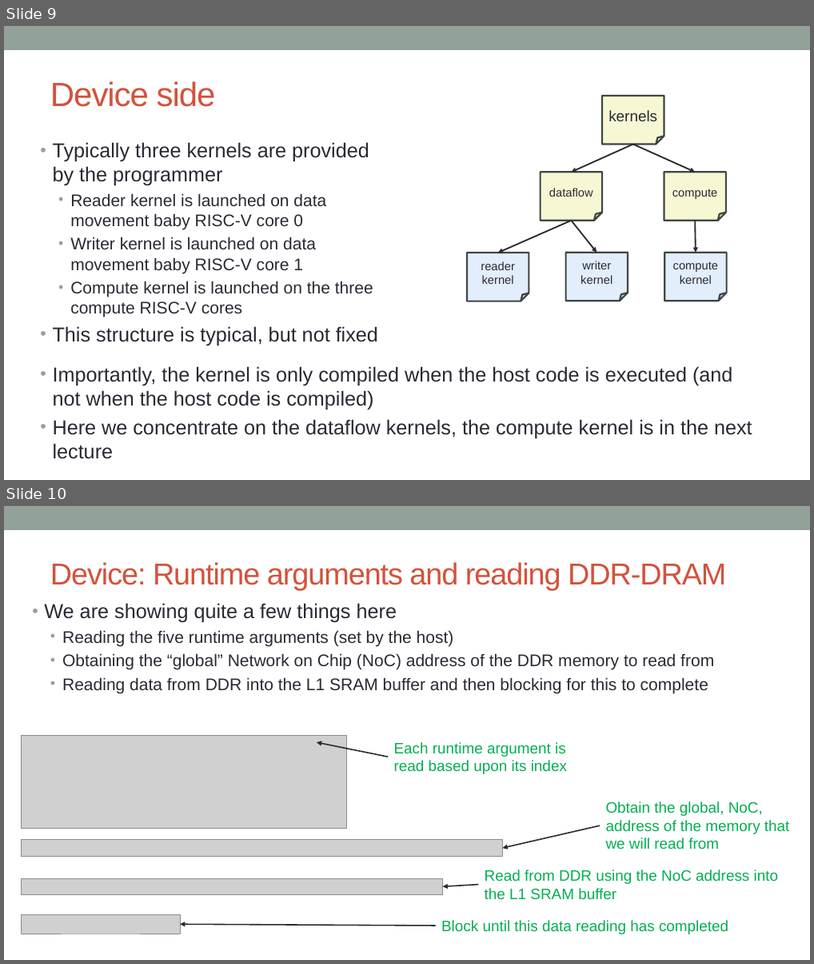
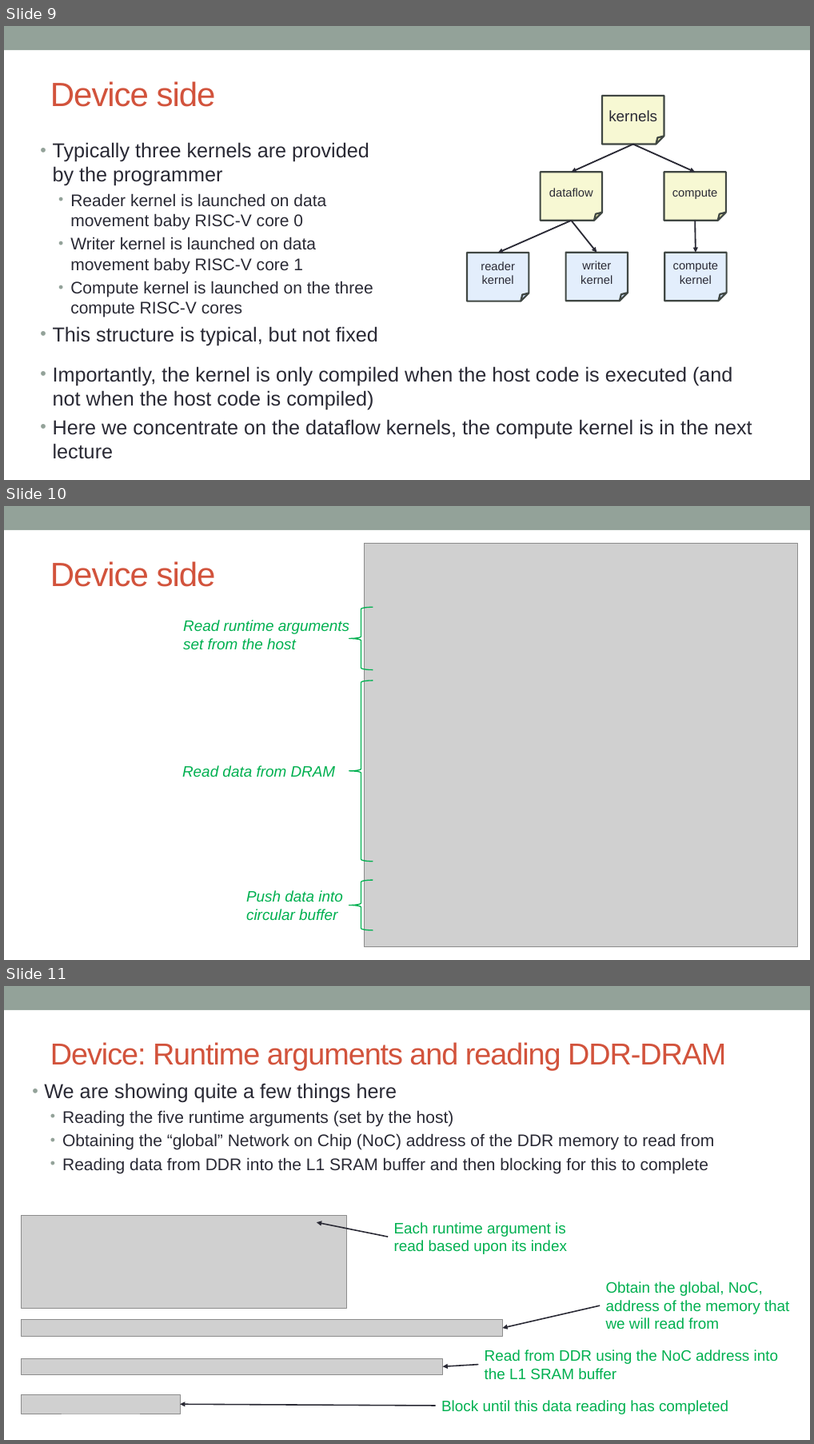
Before and after one commit to owainkenwayucl/tt-tutorial, a slide deck: lectures/src/SDK-data-movement.pptx. Shown one above the other, each under a label of ours: slides 9 and 10 before the commit, slides 9, 10 and 11 after it. The pictures are 814x964 and 814x1444 pixels, drawn with LibreOffice and Linux fonts; fonts in the diff are those of the drawing; grey boxes stand for pictures. Boxes give left, top, right and bottom in pixels: in the first picture for what was removed or moved away, otherwise in the second. Text is boxed around its words. In the diff, an @@ line names an element or a change of style, - is before the commit and + after.

```diff
--- a/lectures/src/SDK-data-movement.pptx
+++ b/lectures/src/SDK-data-movement.pptx
@@ slide 10 added at [4,506,810,960], background #FFFFFF; not listed: 1 template element that a slide beside it also shows @@
@@ picture added at [365,543,798,947] @@
@@ title added at [50,561,216,587], 40 pt, text #D2533C @@
+Device side
@@ text added at [183,620,350,650], 18 pt, text #00B050, italic @@
+Read runtime arguments set from the host
@@ right brace added at [350,607,373,670], outline #00B050 1.25 pt @@
@@ right brace added at [350,680,373,861], outline #00B050 1.25 pt @@
@@ text added at [182,765,336,777], 18 pt, text #00B050, italic @@
+Read data from DRAM
@@ right brace added at [350,880,373,930], outline #00B050 1.25 pt @@
@@ text added at [246,890,342,920], 18 pt, text #00B050, italic @@
+Push data into circular buffer
@@ what was slide 10 is now slide 11 @@
```
Also in this commit, not shown: 1 slide changed, 1 other slide added, 3 other files.
